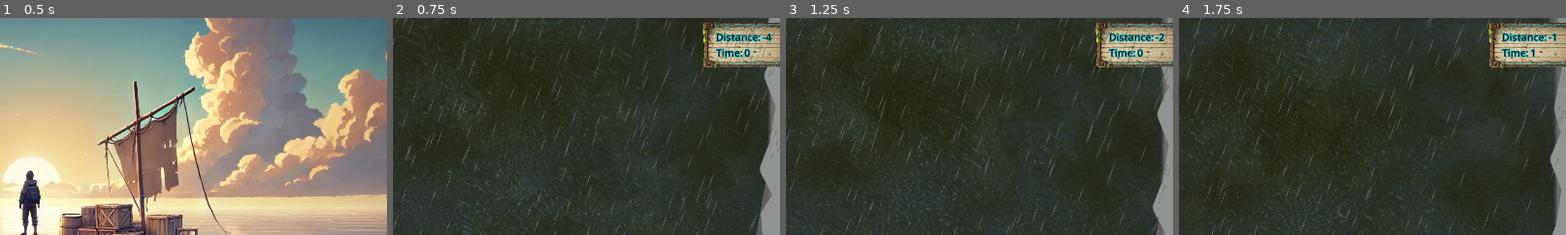
Above: before the commit, frames 1-4 (left to right).
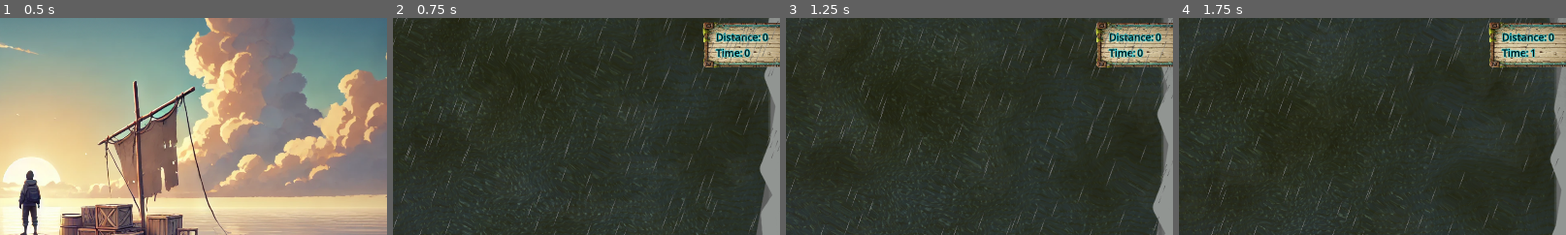
Above: after the commit, the same moments.

Repository: ARCsweden/GameJam2024FallA
Game: Godot game, scene res://UI/main_menu.tscn
Same seed, same stepped clock (60 frames per second), same inputs: the game is played once before the commit and once after it. The engine's default icon, where the game draws it, is replaced by a stand-in: a white triangle on a blue panel in a dark square. Sound files missing from this copy of the repository are replaced by a short silence.
Inputs (mouse positions are % of the whole screen's width and height, from its top left):
- Up to frame 1 (0.5 s): no input
- Up to frame 2 (0.75 s): click "Play" at 0.5 s
- Up to frame 3 (1.25 s): no input
- Up to frame 4 (1.75 s): tap Enter (DebugRebuild) at 1.25 s; move the mouse to (72, 45) at 1.27 s; click (72, 45) at 1.42 s
The pictures show only the part of the screen within x 44-94%, y 0-50%; the shares and areas given below are measured in that part.

Frame 1 is identical in both runs. In frame 2, less than 0.1% of the frame differs, in the area x 95-98%, y 6-12%; in frame 3, less than 0.1%; in frame 4, less than 0.1%.

Commit message:
Stone spawn based on distance
Added functionality to spawn stones based on distance traveled.

Diff:
--- a/dontdrowntogether/Scripts/Global.gd
+++ b/dontdrowntogether/Scripts/Global.gd
@@ -3,7 +3,7 @@
 # Raft
 var raft_tile_length: int = 100
 var rng = RandomNumberGenerator.new()
-
+var distance_traveled : int = 0
 var scrapAmount : int = 0
 
 ### MECHANICS ###
@@ -42,7 +42,8 @@
 
 # Spawn timer range for stones in s (lower value is more frequent)
 const stone_spawn_min : float = 1.0
-const stone_spawn_max : float = 5.0
+const stone_spawn_max : float = 2.0
+var stone_spawn_offset : int = 20
 const stone_size_min : float = 50.0
 const stone_size_max : float = 200.0
 
--- a/dontdrowntogether/Scripts/game.gd
+++ b/dontdrowntogether/Scripts/game.gd
@@ -5,7 +5,7 @@
 var GrunkaScene: PackedScene = preload("res://Scenes/grunka.tscn")
 var RaftScene: PackedScene = preload("res://Scenes/Raft.tscn")
 var stone_Scene: PackedScene = preload("res://Scenes/stone.tscn")
-
+var previous_distance: int = 0
 var raft: Raft
 
 @onready var grunk_timer: Timer = $GrunkTimer
@@ -48,10 +48,13 @@
 	grunk_timer.start(randf_range(Global.grunka_spawn_min, Global.grunka_spawn_max))
 
 func _on_stone_spawn() -> void:
+	if(Global.distance_traveled < previous_distance + Global.stone_spawn_offset): # Don't spawn a stone if the player hasn't traveled far enough
+		return
 	var stone = stone_Scene.instantiate()
 	stone.position = Vector2(randf_range(-1900, 1900), randf_range(-1000, -1900)) + raft.position
 	add_child(stone)
 	stone_timer.start(randf_range(Global.stone_spawn_min, Global.stone_spawn_max))
+	previous_distance = Global.distance_traveled
 
 func _on_pickup_grunka(value: int) -> void:
 	Global.scrapAmount += value
--- a/dontdrowntogether/UI/hud.gd
+++ b/dontdrowntogether/UI/hud.gd
@@ -23,7 +23,8 @@
 func update_lentgh_counter():
 	raftbody_node = get_tree().get_nodes_in_group("RaftBody")
 	var raft = raftbody_node[0]
-	lengthCounterLabel_node.text = str(-int(raft.position.y/100))
+	Global.distance_traveled = -int(raft.position.y/100)
+	lengthCounterLabel_node.text = str(max(Global.distance_traveled,0)) #TODO change raft spawn position so its 0 by default
 
 func update_scrap_Counter(newScrapAmount):
 	scrapCounterLabel_Node.text = str(newScrapAmount)
Not shown: 1 places in dontdrowntogether/Scenes/player.tscn that only renumber resources
